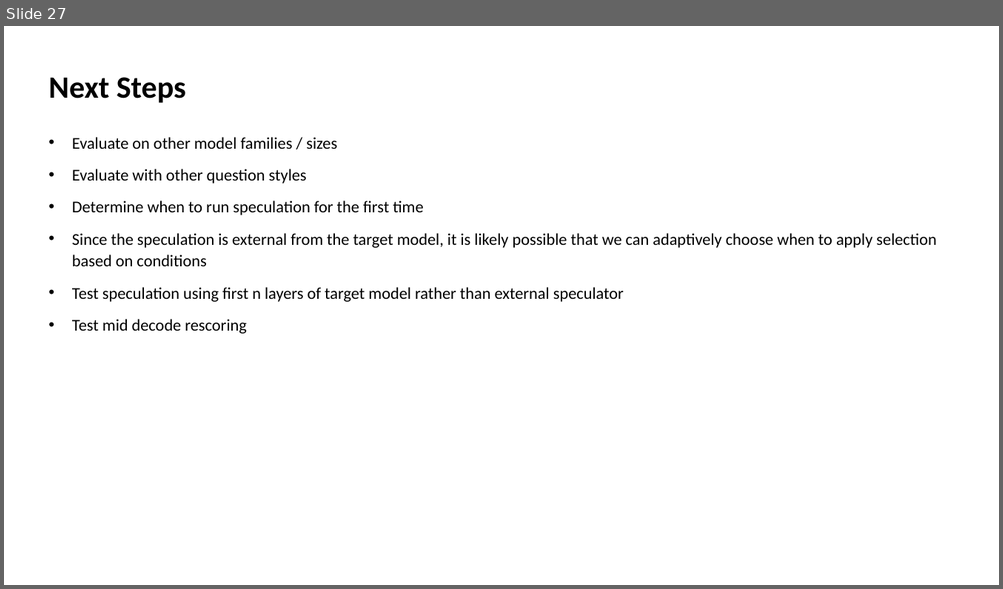
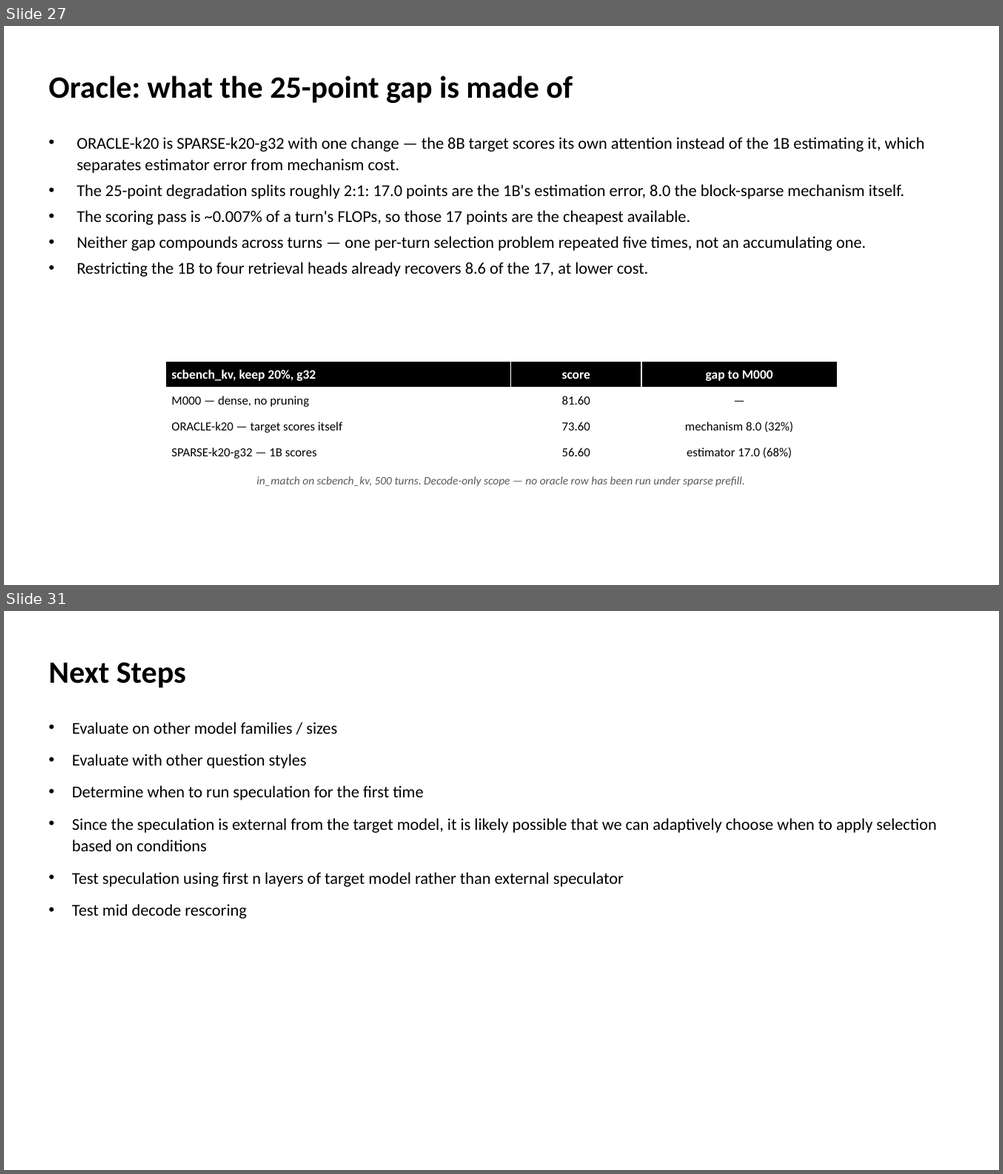
Before and after one commit to MS-Feeds/vllm-msn, a slide deck: benchmarks/spec_prefill_multi_turn/spec_prefill_multi_turn_template.pptx. Shown one above the other, each under a label of ours: slide 27 before the commit, slides 27 and 31 after it; the slides between them are not shown. The pictures are 1003x589 and 1003x1174 pixels, drawn with LibreOffice and Linux fonts; fonts in the diff are those of the drawing. Boxes give left, top, right and bottom in pixels: in the first picture for what was removed or moved away, otherwise in the second. Text is boxed around its words. In the diff, an @@ line names an element or a change of style, - is before the commit and + after.

```diff
--- a/benchmarks/spec_prefill_multi_turn/spec_prefill_multi_turn_template.pptx
+++ b/benchmarks/spec_prefill_multi_turn/spec_prefill_multi_turn_template.pptx
@@ slide 27 added at [4, 26, 999, 585], background #FFFFFF @@
@@ text added at [48, 76, 572, 103], 30 pt, text #000000, bold @@
+Oracle: what the 25-point gap is made of
@@ text added at [77, 137, 925, 277], 16 pt, text #000000 @@
+• ORACLE-k20 is SPARSE-k20-g32 with one change — the 8B target scores its own attention instead of the 1B estimating it, which separates estimator error from mechanism cost.
+• The 25-point degradation splits roughly 2:1: 17.0 points are the 1B's estimation error, 8.0 the block-sparse mechanism itself.
+• The scoring pass is ~0.007% of a turn's FLOPs, so those 17 points are the cheapest available.
+• Neither gap compounds across turns — one per-turn selection problem repeated five times, not an accumulating one.
+• Restricting the 1B to four retrieval heads already recovers 8.6 of the 17, at lower cost.
@@ table added at [166, 362, 837, 466], 4 rows, 3 columns @@
+scbench_kv, keep 20%, g32 | score | gap to M000
+M000 — dense, no pruning | 81.60 | —
+ORACLE-k20 — target scores itself | 73.60 | mechanism 8.0 (32%)
+SPARSE-k20-g32 — 1B scores | 56.60 | estimator 17.0 (68%)
@@ text added at [256, 477, 745, 487], 11 pt, text #595959, italic @@
+in_match on scbench_kv, 500 turns. Decode-only scope — no oracle row has been run under sparse prefill.
@@ what was slide 27 is now slide 31 @@
```
Also in this commit, not shown: 10 slides changed, 5 other slides added, 2 slides removed, 12 other files.
